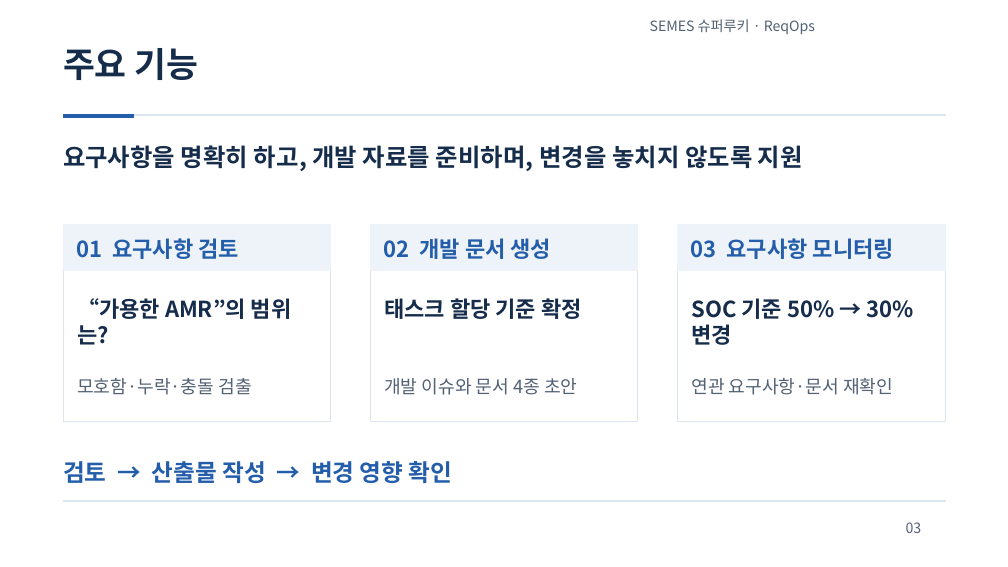
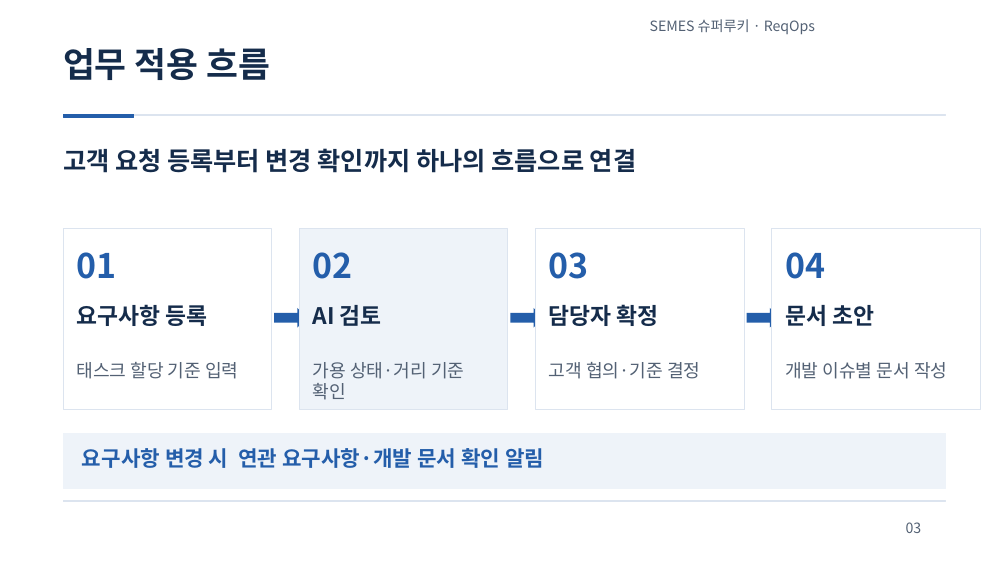
Before and after one commit to jihunhan98/semes-superrookie, a slide deck: slide 3 of docs/presentations/ReqOps_SuperRookie.pptx. Drawn at 1008x567 pixels with LibreOffice and Linux fonts; fonts in the diff are those of the drawing. Boxes give left, top, right and bottom in pixels: in the first picture for what was removed or moved away, otherwise in the second. Text is boxed around its words. In the diff, an @@ line names an element or a change of style, - is before the commit and + after.

```diff
--- a/docs/presentations/ReqOps_SuperRookie.pptx
+++ b/docs/presentations/ReqOps_SuperRookie.pptx
@@ text at (63, 48, 270, 80): text changed @@
-주요 기능
+업무 적용 흐름
@@ text at (63, 148, 636, 173): text changed; size 23.2 to 24 pt @@
-요구사항을 명확히 하고, 개발 자료를 준비하며, 변경을 놓치지 않도록 지원
+고객 요청 등록부터 변경 확인까지 하나의 흐름으로 연결
@@ rectangle: place and size @@
-rectangle at (63, 225, 330, 421)
+rectangle at (63, 228, 271, 410)
@@ rectangle removed at (63, 225, 330, 270) @@
@@ rectangle: place and size @@
-rectangle at (371, 225, 638, 421)
+rectangle at (299, 228, 508, 410)
@@ rectangle at (299, 228, 508, 410): fill #FFFFFF to #EEF3F9 @@
@@ rectangle removed at (371, 225, 638, 270) @@
@@ text removed at (383, 238, 552, 259) @@
-02 개발 문서 생성
@@ rectangle: place and size @@
-rectangle at (678, 225, 945, 421)
+rectangle at (535, 228, 744, 410)
@@ rectangle removed at (678, 225, 945, 270) @@
@@ text removed at (691, 238, 894, 259) @@
-03 요구사항 모니터링
@@ rectangle added at (772, 228, 981, 410), fill #FFFFFF, outline #DCE4EF 0.75 pt @@
@@ text added at (76, 252, 116, 279), 32.2 pt, text #245EAA, bold @@
+01
@@ text added at (313, 252, 353, 279), 32.2 pt, text #245EAA, bold @@
+02
@@ text added at (549, 252, 589, 279), 32.2 pt, text #245EAA, bold @@
+03
@@ text added at (785, 252, 825, 279), 32.2 pt, text #245EAA, bold @@
+04
@@ text at (76, 304, 207, 326): text changed; size 21 to 21.8 pt; text colour #245EAA to #152C4B @@
-01 요구사항 검토
+요구사항 등록
@@ right arrow added at (274, 308, 307, 327), fill #245EAA @@
@@ text added at (313, 305, 382, 326), 21.8 pt, text #152C4B, bold @@
+AI 검토
@@ right arrow added at (510, 308, 544, 327), fill #245EAA @@
@@ text added at (549, 304, 659, 326), 21.8 pt, text #152C4B, bold @@
+담당자 확정
@@ right arrow added at (747, 308, 780, 327), fill #245EAA @@
@@ text added at (785, 305, 874, 326), 21.8 pt, text #152C4B, bold @@
+문서 초안
@@ text at (76, 362, 238, 379): text changed; size 21 to 17.2 pt; text colour #152C4B to #536174; bold off @@
-“가용한 AMR”의 범위는?
+태스크 할당 기준 입력
@@ text removed at (77, 378, 251, 395) @@
-모호함·누락·충돌 검출
@@ text at (313, 362, 464, 400): text changed; size 21 to 17.2 pt; text colour #152C4B to #536174; bold off @@
-태스크 할당 기준 확정
+가용 상태·거리 기준 확인
@@ text at (549, 362, 700, 379): text changed; size 21 to 17.2 pt; text colour #152C4B to #536174; bold off @@
-SOC 기준 50% → 30% 변경
+고객 협의·기준 결정
@@ text at (785, 362, 947, 379): text changed @@
-개발 이슈와 문서 4종 초안
+개발 이슈별 문서 작성
@@ rectangle added at (63, 433, 945, 488), fill #EEF3F9, outline #EEF3F9 0.75 pt @@
@@ text at (82, 448, 544, 468): text changed; size 17.2 to 20.2 pt; text colour #536174 to #245EAA; bold on @@
-연관 요구사항·문서 재확인
+요구사항 변경 시 연관 요구사항·개발 문서 확인 알림
@@ text removed at (63, 461, 453, 483) @@
-검토 → 산출물 작성 → 변경 영향 확인
```
Also in this commit, not shown: 1 other slide changed.
